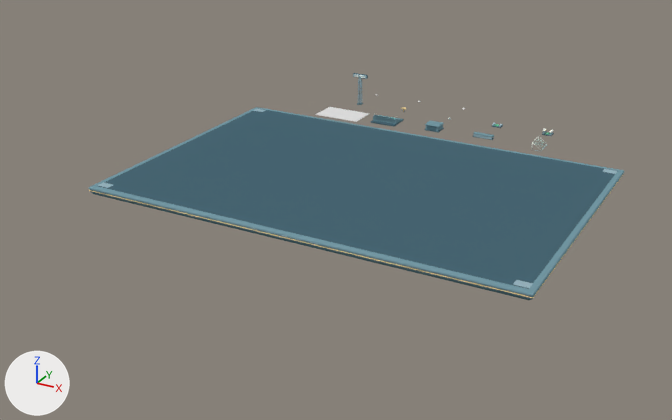
Two versions of the Blender file art/stadium-kit.blend, one commit apart.
Before and after are seen from a 50 mm lens placed at (111.6, -264.4, 98.3), pointed at (-6.5, -49.6, -9.1). The axes (+X, +Y, +Z) are drawn at lower left. The lights are the same throughout. The picture after the commit comes second.

Script lines for the objects in view, before the commit:
```python
me_cube = bpy.data.meshes.new('Cube')
me_cube.from_pydata(...)  # 904 vertices, 954 faces; spans x -63.5..63.5, y -42.3..42.3, z -1.5..0.8
# faces by material slot: [80, 98, 54, 98, 624]
me_cube.materials.append(mat_11232d)  # dark blue #496774
me_cube.materials.append(mat_19323d)  # cyan #587a86
me_cube.materials.append(mat_f5be62)  # beige #fbe0a7
me_cube.materials.append(mat_2e5361)  # cyan #769aa6
me_cube.materials.append(mat_537887)  # greyish cyan #9ab7c0
me_cube_030 = bpy.data.meshes.new('Cube.030')
me_cube_030.from_pydata(...)  # 1400 vertices, 1490 faces; spans x -4.32..4.32, y -3.83..3.83, z 0.01..2.81
# faces by material slot: [54, 104, 120, 728, 338, 120, 26]
me_cube_030.materials.append(mat_11232d)  # dark blue #496774
me_cube_030.materials.append(mat_2e5361)  # cyan #769aa6
me_cube_030.materials.append(mat_537887)  # greyish cyan #9ab7c0
me_cube_030.materials.append(mat_268f83)  # cyan #6cc5be
me_cube_030.materials.append(mat_89d5c2)  # cyan #c2ece2
me_cube_030.materials.append(mat_e6f1df)  # white #f4f9f0
me_cube_030.materials.append(mat_19323d)  # cyan #587a86
ob_stand = bpy.data.objects.new('stand', me_cube_030)
ob_stand.location = (-17.0, 5.0, 0.0)
ob_table = bpy.data.objects.new('table', me_cube)
ob_table.location = (0.0, -46.0, 0.0)
```
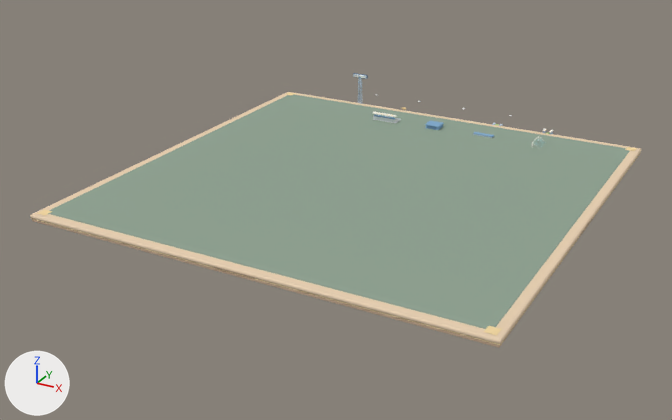
Where the change shows, as pixel boxes (x1, y1, x2, y2) in the pictures (672 x 420 px; the box of a moved part takes in the faces that stretch with it):
'table', reshaped, recoloured (dark blue to grey, 14% wider, 32% taller)
    before: (89, 107, 624, 300)
    after: (30, 92, 642, 348)
'stand', reshaped
    before: (371, 115, 404, 127)
    after: (372, 112, 401, 123)
part 1 of me_cube, moved or reshaped (not visible afterwards)
    before: (93, 193, 529, 300)
part 2 of me_cube, moved or reshaped
    before: (91, 191, 533, 300)
    after: (32, 154, 640, 348)
part 3 of me_cube, moved or reshaped
    before: (89, 175, 623, 298)
    after: (31, 152, 641, 345)
part 4 of me_cube, added
    after: (49, 94, 630, 329)
part 5 of me_cube, moved or reshaped
    before: (253, 109, 266, 112)
    after: (286, 92, 296, 95)
part 6 of me_cube, moved or reshaped
    before: (97, 182, 113, 188)
    after: (37, 210, 52, 215)
part 7 of me_cube, moved or reshaped
    before: (602, 169, 617, 174)
    after: (625, 147, 637, 151)
part 8 of me_cube, moved or reshaped
    before: (513, 280, 533, 288)
    after: (484, 326, 501, 335)
part 9 of me_cube, moved or reshaped (not visible afterwards)
    before: (99, 109, 616, 289)
part 10 of me_cube, added
    after: (214, 267, 255, 278)
part 11 of me_cube, rebuilt (14% wider, 32% taller)
    before: (89, 107, 624, 297)
    after: (30, 92, 642, 344)
part 12 of me_cube_030, added
    after: (372, 112, 397, 117)
part 13 of me_cube_030, recoloured
    before: (371, 115, 404, 127)
part 14 of me_cube_030, recoloured
    both: (373, 116, 401, 123)

Edits to the bpy script that builds the scene:
```text
Add mat_23334a:
    mat_23334a = diffuse_material('23334A')
    mat_23334a.base_color = (0.137, 0.2, 0.29)  # blue #677c93
Add mat_cbd5d8:
    mat_cbd5d8 = diffuse_material('CBD5D8')
    mat_cbd5d8.base_color = (0.796, 0.835, 0.847)  # white #e7eced
Change me_cube:
    remove me_cube.from_pydata(...)  # 904 vertices, 954 faces; spans x -63.5..63.5, y -42.3..42.3, z -1.5..0.8
    remove me_cube.materials.append(mat_11232d)  # dark blue #496774
    remove me_cube.materials.append(mat_19323d)  # cyan #587a86
    remove me_cube.materials.append(mat_f5be62)  # beige #fbe0a7
    remove me_cube.materials.append(mat_2e5361)  # cyan #769aa6
    remove me_cube.materials.append(mat_537887)  # greyish cyan #9ab7c0
    add me_cube.from_pydata(...)  # 1544 vertices, 1614 faces; spans x -63.8..63.8, y -63.8..63.8, z -1.6..0.8
    me_cube part 1: the loose piece of 56 vertices spanning x -62.6..62.6, y -41.8..41.8, z -1.5..-1.0 is scaled about its middle by (1, 1.5, 0.973), then moved by (0.0, 0.0, -0.1), in mat_704e3b (beige #b19684)
    me_cube part 2: the loose piece of 96 vertices spanning x -63.1..63.1, y -42.0..42.0, z -1.2..-0.4 is multiplied about its middle by the matrix ((1.007, 0.0, 0.0), (0.0, 1.514, 0.0), (0.0, 0.0, 0.987)), then moved by (0.0, 0.0, -0.2), in mat_a07150 (beige #cfb298)
    me_cube part 3: the loose piece of 56 vertices spanning x -63.4..63.4, y -42.2..42.2, z -0.5..-0.3 is multiplied about its middle by the matrix ((1.003, 0.0, 0.0), (0.0, 1.507, 0.0), (0.0, 0.0, 0.706)), then moved by (0.0, 0.0, -0.2), in mat_f2c777 (beige #f9e5b6)
    me_cube part 4: the loose piece of 56 vertices spanning x -63.4..63.4, y -42.2..42.2, z -0.5..-0.3 is copied, and the copy is multiplied about its middle by the matrix ((0.963, 0.0, 0.0), (0.0, 1.446, 0.0), (0.0, 0.0, 0.657)), then moved by (0.0, 0.0, 1.0), in mat_4b614d (grey #94a695); it spans x -61.0..61.0, y -61.0..61.0, z 0.6..0.7
    me_cube part 5: the loose piece of 24 vertices spanning x -61.9..-58.1, y 37.7..40.3, z 0.7..0.8 is scaled about its middle by (0.736, 1.1, 0.816), then moved by (-1.0, 22.0, 0.0), in mat_eab561 (beige #f6dba6)
    me_cube part 6: the loose piece of 24 vertices spanning x -61.9..-58.1, y -40.3..-37.7, z 0.7..0.8 is scaled about its middle by (0.736, 1.1, 0.816), then moved by (-1.0, -22.0, 0.0), in mat_eab561 (beige #f6dba6)
    me_cube part 7: the loose piece of 24 vertices spanning x 58.1..61.9, y 37.7..40.3, z 0.7..0.8 is scaled about its middle by (0.736, 1.1, 0.816), then moved by (1.0, 22.0, 0.0), in mat_eab561 (beige #f6dba6)
    me_cube part 8: the loose piece of 24 vertices spanning x 58.1..61.9, y -40.3..-37.7, z 0.7..0.8 is scaled about its middle by (0.736, 1.1, 0.816), then moved by (1.0, -22.0, 0.0), in mat_eab561 (beige #f6dba6)
    me_cube part 9: the loose piece of 24 vertices spanning x -61.8..61.8, y -40.6..40.6, z 0.6..0.7 is scaled about its middle by (0.0872, 0.000633, 0.486), then moved by (-24.8, 63.6, -0.8), in mat_b7865c (beige #dcc0a2)
    me_cube part 10: the loose piece of 56 vertices spanning x -63.4..63.4, y -42.2..42.2, z -0.5..-0.3 is copied, and the copy is scaled about its middle by (0.0887, 0.000659, 3.74), then moved by (0.0, -63.7, 0.3), in mat_775338 (beige #b69a81); it spans x -5.7..5.7, y -63.7..-63.6, z -0.3..0.2
    me_cube part 11: the loose piece of 96 vertices spanning x -63.5..63.5, y -42.2..42.2, z -0.3..0.7 is rebuilt with 96 vertices and now spans x -63.8..63.8, y -63.8..63.8, z -0.5..0.6, in mat_d2a575 (beige #ead2b4)
    other edits to the shape of me_cube do not show in these pictures
    add me_cube.materials.append(mat_704e3b)  # beige #b19684
    add me_cube.materials.append(mat_a07150)  # beige #cfb298
    add me_cube.materials.append(mat_f2c777)  # beige #f9e5b6
    add me_cube.materials.append(mat_d2a575)  # beige #ead2b4
    add me_cube.materials.append(mat_4b614d)  # grey #94a695
    add me_cube.materials.append(mat_eab561)  # beige #f6dba6
    add me_cube.materials.append(mat_b7865c)  # beige #dcc0a2
    add me_cube.materials.append(mat_775338)  # beige #b69a81
Change me_cube_030:
    remove me_cube_030.from_pydata(...)  # 1400 vertices, 1490 faces; spans x -4.32..4.32, y -3.83..3.83, z 0.01..2.81
    remove me_cube_030.materials.append(mat_537887)  # greyish cyan #9ab7c0
    remove me_cube_030.materials.append(mat_268f83)  # cyan #6cc5be
    remove me_cube_030.materials.append(mat_89d5c2)  # cyan #c2ece2
    remove me_cube_030.materials.append(mat_e6f1df)  # white #f4f9f0
    remove me_cube_030.materials.append(mat_19323d)  # cyan #587a86
    add me_cube_030.from_pydata(...)  # 1552 vertices, 1648 faces; spans x -4.32..4.32, y -3.83..3.83, z 0.01..3.38
    me_cube_030 part 12: a new loose piece of 56 vertices spanning x -4.2..4.2, y -2.99..-1.37, z 3.02..3.33, in mat_fff6e3 (white #fffbf2)
    me_cube_030 part 13: 54 faces spanning x -4.32..4.32, y -3.83..3.83, z 0.01..0.53 switch from mat_11232d (dark blue #496774) to mat_23334a (blue #677c93)
    me_cube_030 part 14: 104 faces spanning x -4.22..4.22, y -2.3..3.25, z 0.31..2.03 switch from mat_2e5361 (cyan #769aa6) to mat_cbd5d8 (white #e7eced)
    other edits to the shape of me_cube_030 do not show in these pictures
    add me_cube_030.materials.append(mat_fff6e3)  # white #fffbf2
    add me_cube_030.materials.append(mat_2679bb)  # blue #6cb7de
    add me_cube_030.materials.append(mat_76cfe2)  # cyan #b5e9f2
    add me_cube_030.materials.append(mat_849eb7)  # pale blue #bfcedc
    add me_cube_030.materials.append(mat_254671)  # blue #6a8fb2
    add me_cube_030.materials.append(mat_eab561)  # beige #f6dba6
```
